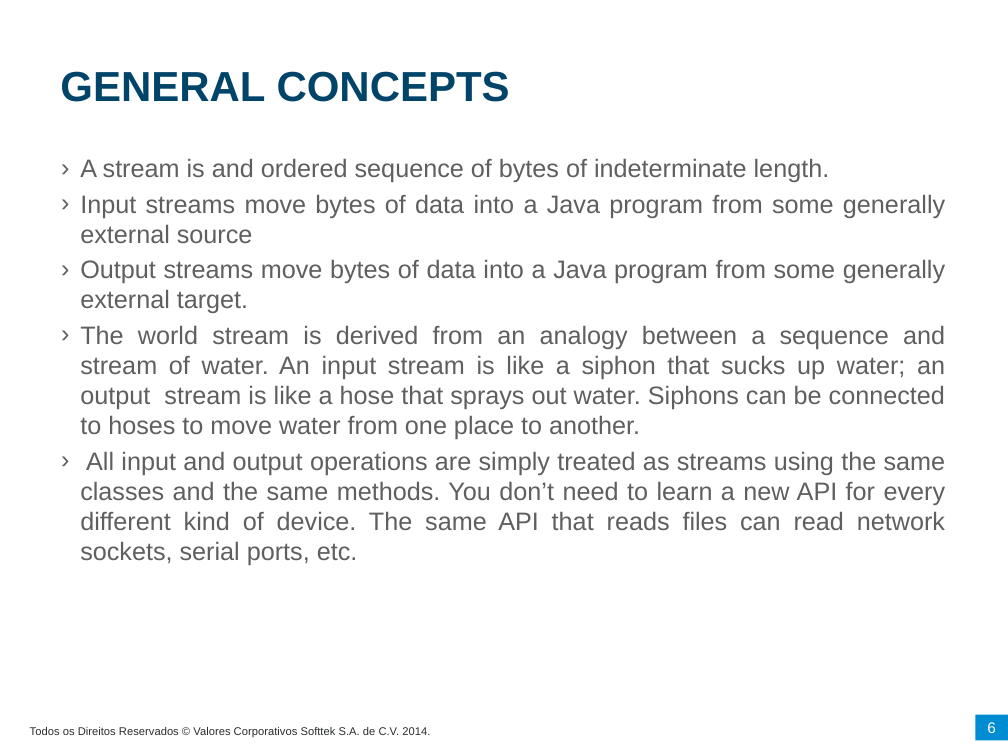
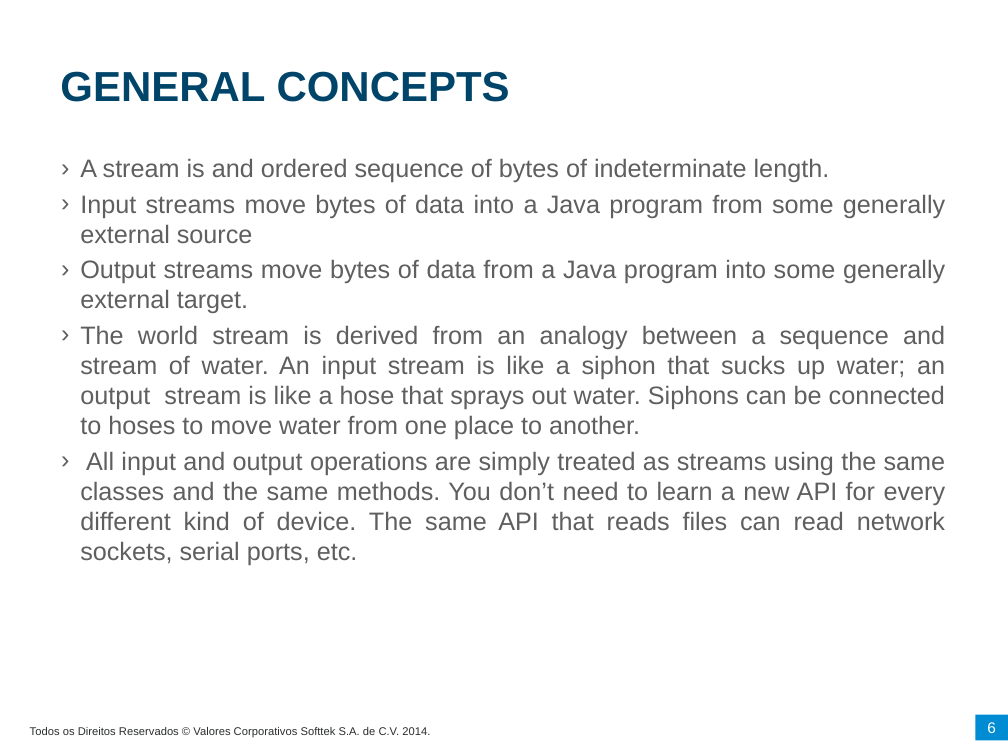
Before and after one commit to softtekAcademy/JavaCourse2016, a slide deck: slide 6 of AdvancedJava-master/io/doc/JavaAcademy-IO.pptx. Drawn at 1008x756 pixels with LibreOffice and Linux fonts; fonts in the diff are those of the drawing; background and template pictures are left out. Boxes give left, top, right and bottom in pixels: in the first picture for what was removed or moved away, otherwise in the second. Text is boxed around its words. In the diff, an @@ line names an element or a change of style, - is before the commit and + after.

```diff
--- a/AdvancedJava-master/io/doc/JavaAcademy-IO.pptx
+++ b/AdvancedJava-master/io/doc/JavaAcademy-IO.pptx
@@ text at <box>80,259,945,313</box>: text changed @@
-› Output streams move bytes of data into a Java program from some generally external target.
+› Output streams move bytes of data from a Java program into some generally external target.
```
Also in this commit, not shown: 1 other slide changed, 1 slide removed, 6 other files.
